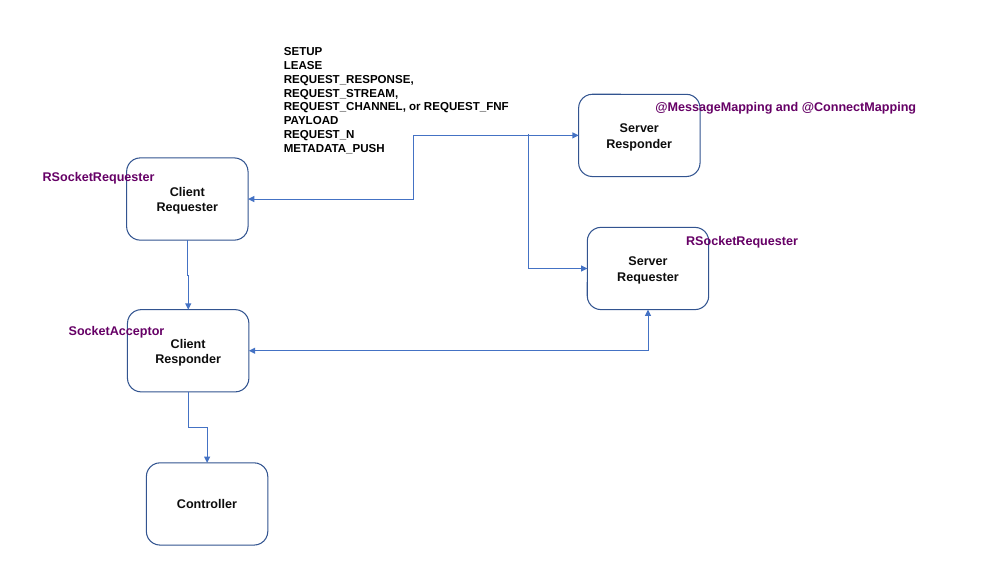
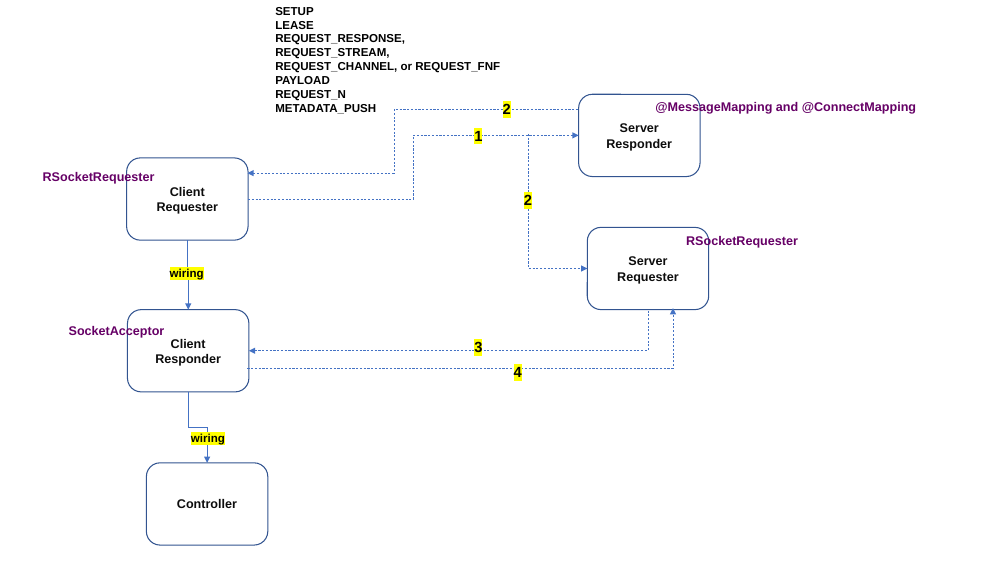
Before and after one commit to kapilraina/RSocket, a slide deck: slide 1 of Designs.pptx. Drawn at 1008x567 pixels with LibreOffice and Linux fonts; fonts in the diff are those of the drawing. Boxes give left, top, right and bottom in pixels: in the first picture for what was removed or moved away, otherwise in the second. Text is boxed around its words. In the diff, an @@ line names an element or a change of style, - is before the commit and + after.

Commit message:
upd

```diff
--- a/Designs.pptx
+++ b/Designs.pptx
@@ text "SETUP": place and size @@
-text "SETUP" at (284, 47, 509, 154)
+text "SETUP" at (275, 7, 500, 114)
@@ elbow arrow added from (578, 110) to (247, 173), #4472C4 0.5 pt dashed @@
@@ text added at (503, 103, 511, 114), 14 pt, text #000000, bold @@
+2
@@ elbow double arrow (248, 199) - (578, 135): elbow double arrow to elbow arrow; stroke #4472C4 0.5 pt to #4472C4 0.5 pt dashed @@
@@ text added at (474, 131, 482, 141), 14 pt, text #000000, bold @@
+1
@@ elbow arrow (529, 134) - (588, 268): stroke #4472C4 0.5 pt to #4472C4 0.5 pt dashed @@
@@ text added at (524, 194, 532, 205), 14 pt, text #000000, bold @@
+2
@@ text added at (170, 268, 204, 280), 11 pt, text #000000, bold @@
+wiring
@@ elbow arrow added from (247, 368) to (673, 309), #4472C4 0.5 pt dashed @@
@@ elbow double arrow (249, 351) - (648, 310): elbow double arrow to elbow arrow; stroke #4472C4 0.5 pt to #4472C4 0.5 pt dashed @@
@@ text added at (474, 341, 482, 352), 14 pt, text #000000, bold @@
+3
@@ text added at (514, 367, 522, 377), 14 pt, text #000000, bold @@
+4
@@ text added at (191, 433, 225, 445), 11 pt, text #000000, bold @@
+wiring
```
